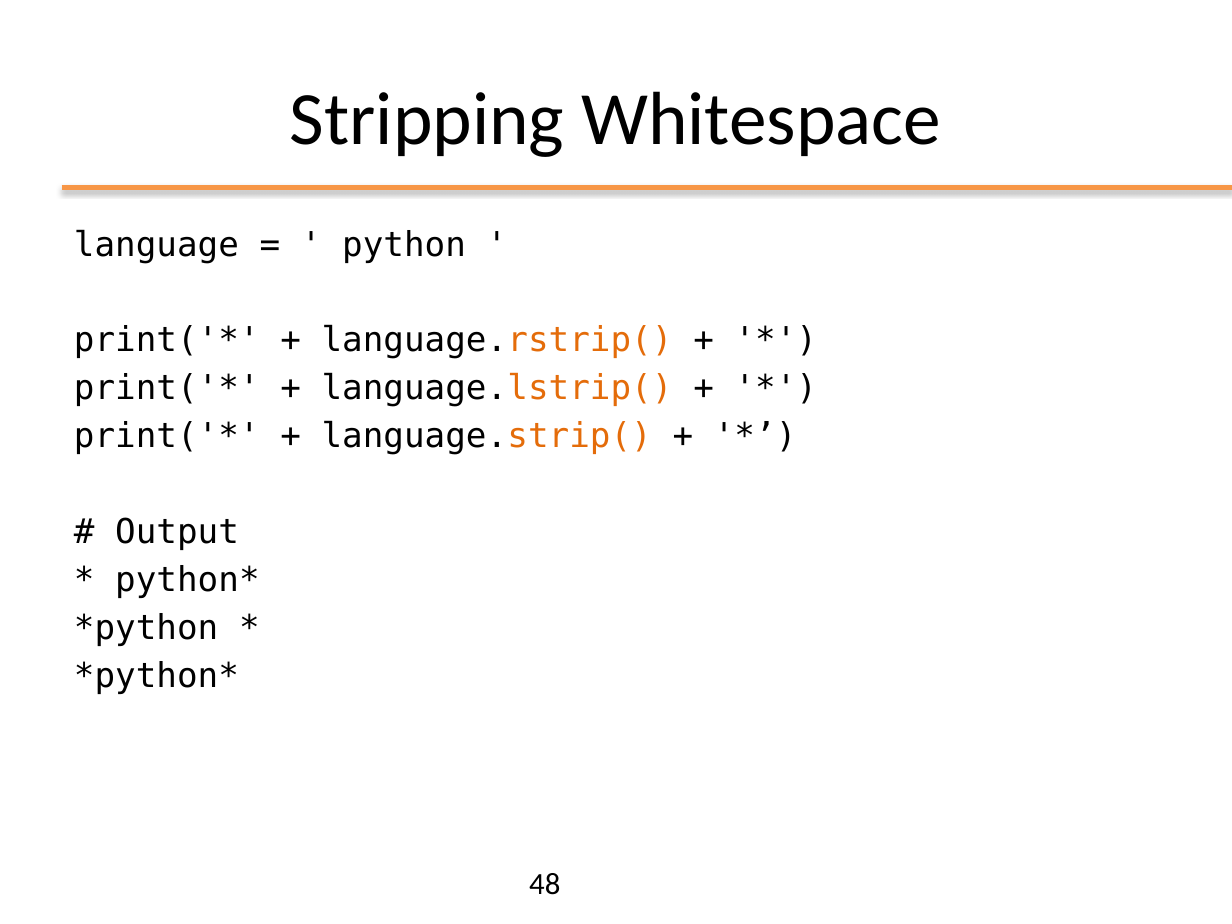
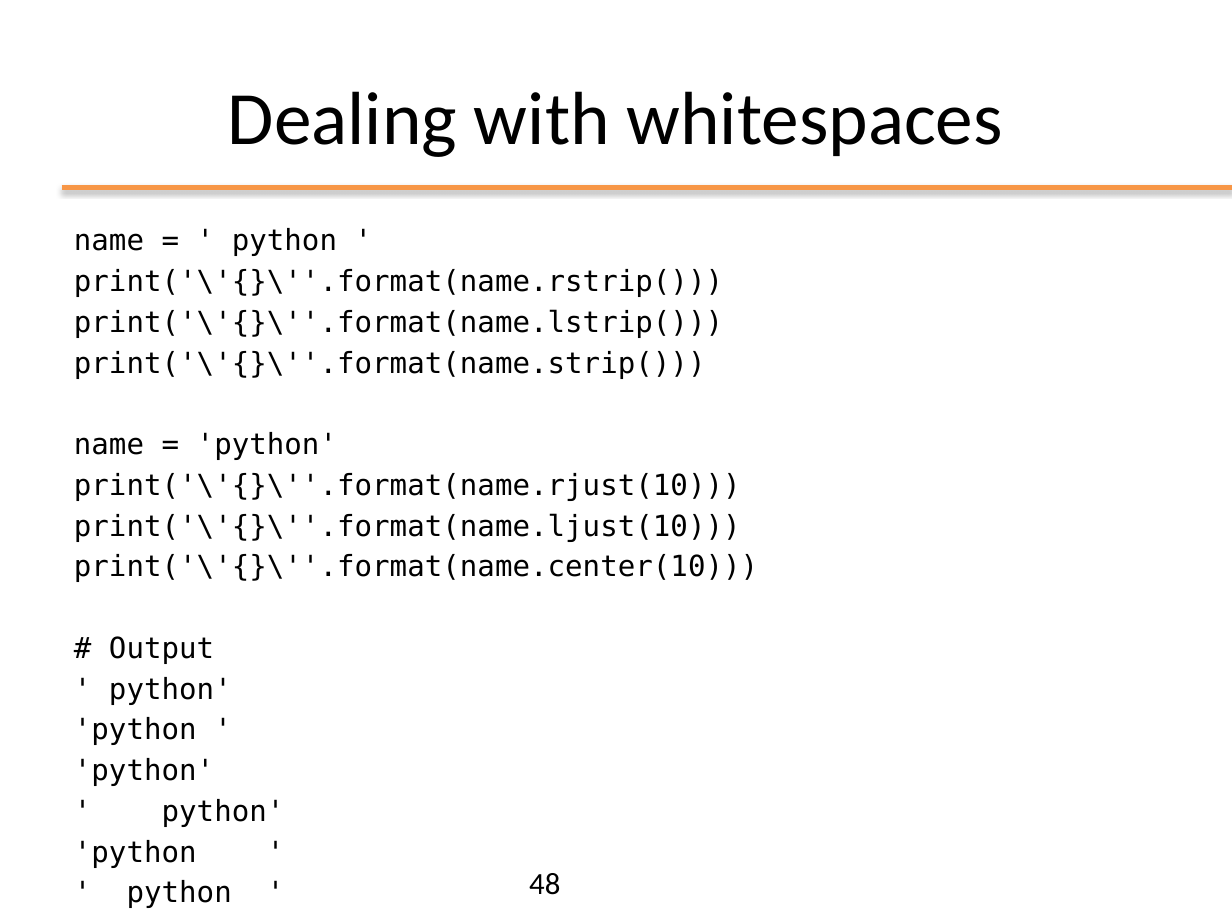
Before and after one commit to nbicocchi/ooprogramming, a slide deck: slide 48 of slides/python/ppt/01 - Python Basics.pptx. Drawn at 1232x924 pixels with LibreOffice and Linux fonts; fonts in the diff are those of the drawing. Boxes give left, top, right and bottom in pixels: in the first picture for what was removed or moved away, otherwise in the second. Text is boxed around its words. In the diff, an @@ line names an element or a change of style, - is before the commit and + after.

```diff
--- a/slides/python/ppt/01 - Python Basics.pptx
+++ b/slides/python/ppt/01 - Python Basics.pptx
@@ title at bbox=[228, 91, 1003, 157]: text changed @@
-Stripping Whitespace
+Dealing with whitespaces
@@ text at bbox=[74, 228, 758, 582]: text changed; size 20 to 17 pt @@
-language = ' python '
-print('*' + language.rstrip() + '*')
-print('*' + language.lstrip() + '*')
-print('*' + language.strip() + '*’)
+name = ' python '
+print('\'{}\''.format(name.rstrip()))
+print('\'{}\''.format(name.lstrip()))
+print('\'{}\''.format(name.strip()))
+name = 'python'
+print('\'{}\''.format(name.rjust(10)))
+print('\'{}\''.format(name.ljust(10)))
+print('\'{}\''.format(name.center(10)))
@@ text at bbox=[109, 636, 214, 664]: size 20 to 17 pt in "# Output" @@
@@ text at bbox=[74, 677, 285, 827]: text changed; size 20 to 17 pt @@
-* python*
-*python *
-*python*
+' python'
+'python '
+'python'
+' python'
+'python '
+' python '
```
Also in this commit, not shown: 6 other slides changed, 2 other files.
